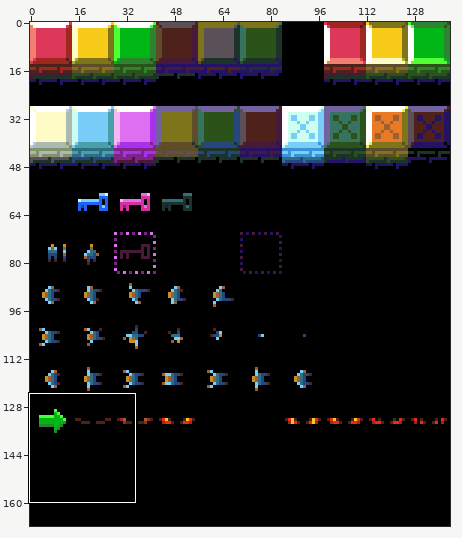
Two states of a sprite sheet, assets/spritesheet.png. The first picture is a wide view before the edit; the outline marks the close-up.
Close-up. The starting point:
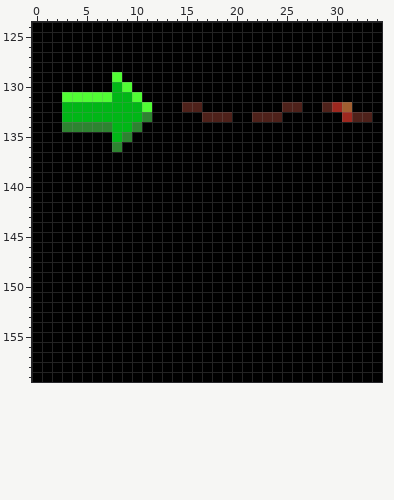
The file is 140x168 pixels. Shown: x 0..34, y 124..159.
Once edited:
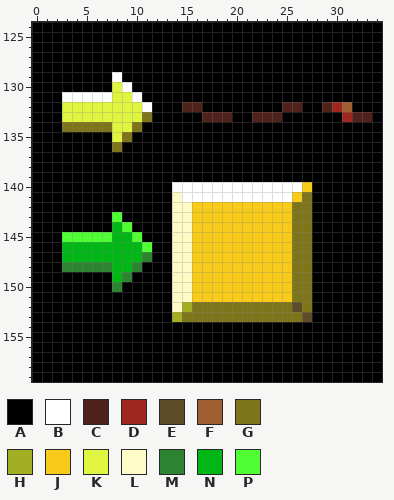
Palette (. is transparent): A #000000  B #ffffff  C #4e211a  D #9e281f  E #5e4d28  F #a15e30  G #7e751a  H #a2af22  J #f8cb1a  K #e0f53f  L #fffbc6  M #2d8430  N #00b716  P #50fe34
Changes in this commit:
The edit turns colour A into colour B in row 140 at x 14 to 26; in row 141 at x 15 to 25.
The edit turns colour P into colour B in row 129 at x 8; in row 130 at x 9; in row 131 at x 3 to 7 and 10; in row 132 at x 11.
The edit turns colour A into colour E in row 152 at x 26; in row 153 at x 27.
The edit turns colour A into colour G in row 141 at x 27; in rows 142 to 151 at x 26 to 27; in row 152 at x 16 to 25 and 27; in row 153 at x 15 to 26.
The edit turns colour M into colour G in row 133 at x 11; in row 134 at x 3 to 7 and 10; in row 135 at x 9; in row 136 at x 8.
The edit turns colour A into colour H in row 152 at x 15; in row 153 at x 14.
The edit turns colour A into colour J in row 140 at x 27; in row 141 at x 26; in rows 142 to 151 at x 16 to 25.
The edit turns colour N into colour K in row 130 at x 8; in row 131 at x 8 to 9; in rows 132 to 133 at x 3 to 10; in row 134 at x 8 to 9; in row 135 at x 8.
The edit turns colour A into colour L in row 141 at x 14; in rows 142 to 151 at x 14 to 15; in row 152 at x 14.
The edit turns colour A into colour M in row 147 at x 11; in row 148 at x 3 to 7 and 10; in row 149 at x 9; in row 150 at x 8.
The edit turns colour A into colour N in row 144 at x 8; in row 145 at x 8 to 9; in rows 146 to 147 at x 3 to 10; in row 148 at x 8 to 9; in row 149 at x 8.
The edit turns colour A into colour P in row 143 at x 8; in row 144 at x 9; in row 145 at x 3 to 7 and 10; in row 146 at x 11.
Pixel boxes of the changes (left, top, right, bottom) in both close-ups:
changed: (62, 72, 152, 152)
changed: (62, 182, 312, 322)
